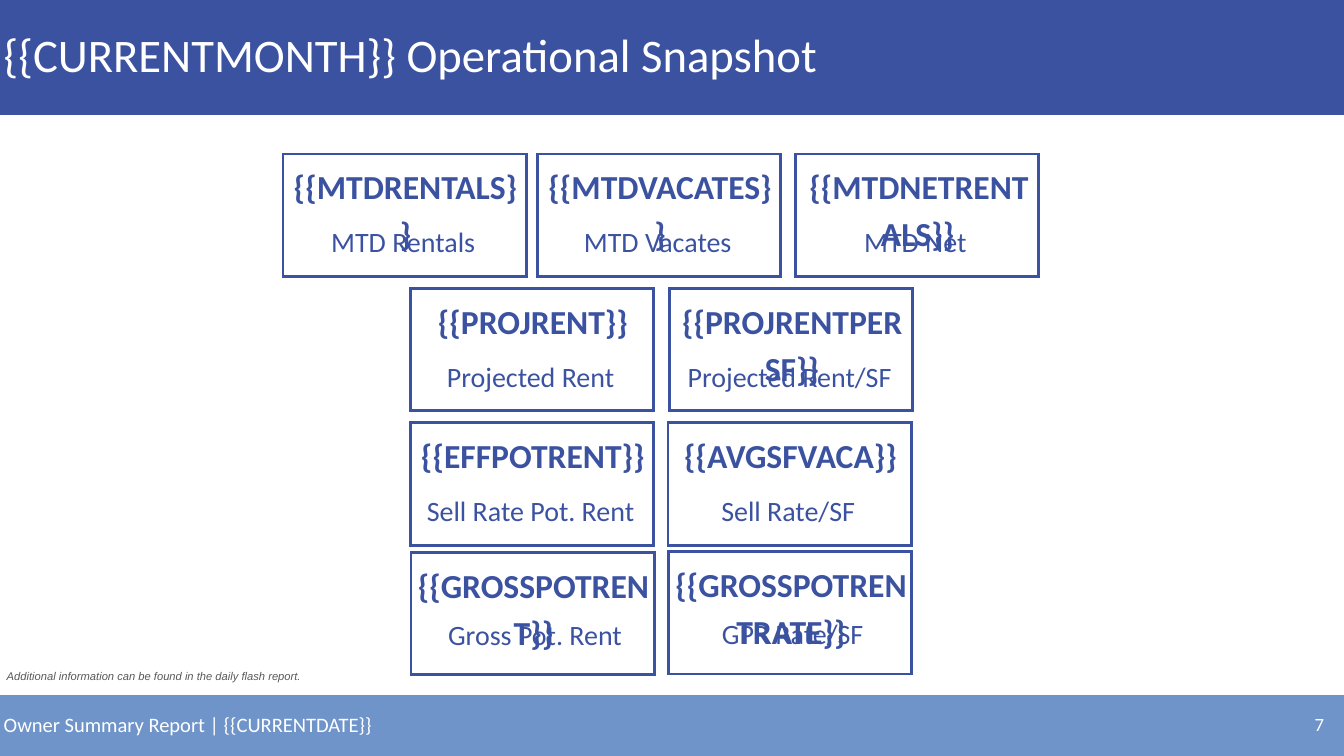
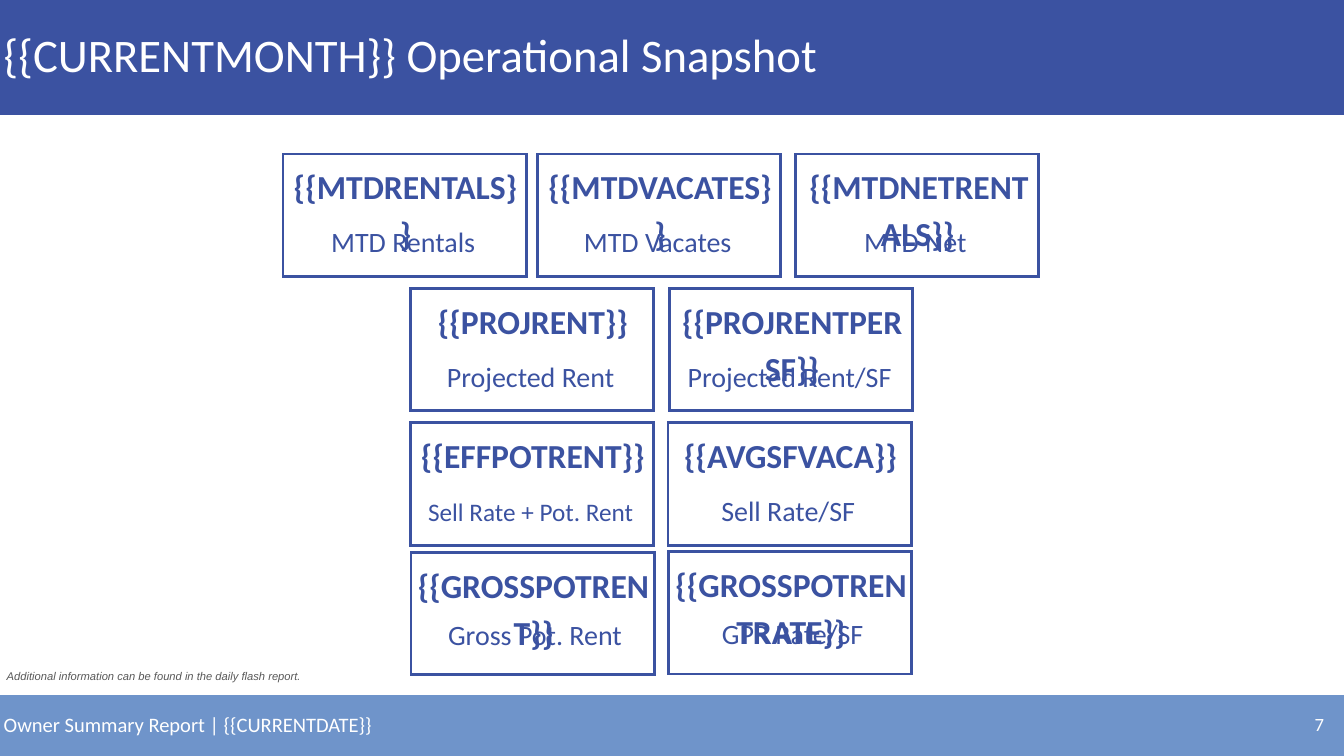
Before and after one commit to alexandermburke/ProformaBuilder, a slide deck: slide 7 of storeinsight/public/OWNERTEMPLATE.pptx. Drawn at 1344x756 pixels with LibreOffice and Linux fonts; fonts in the diff are those of the drawing; background and template pictures are left out. Boxes give left, top, right and bottom in pixels: in the first picture for what was removed or moved away, otherwise in the second. Text is boxed around its words. In the diff, an @@ line names an element or a change of style, - is before the commit and + after.

```diff
--- a/storeinsight/public/OWNERTEMPLATE.pptx
+++ b/storeinsight/public/OWNERTEMPLATE.pptx
@@ text at (428,503,633,521): text changed; size 30 to 27 pt @@
-Sell Rate Pot. Rent
+Sell Rate + Pot. Rent
```
Also in this commit, not shown: 2 other files.
